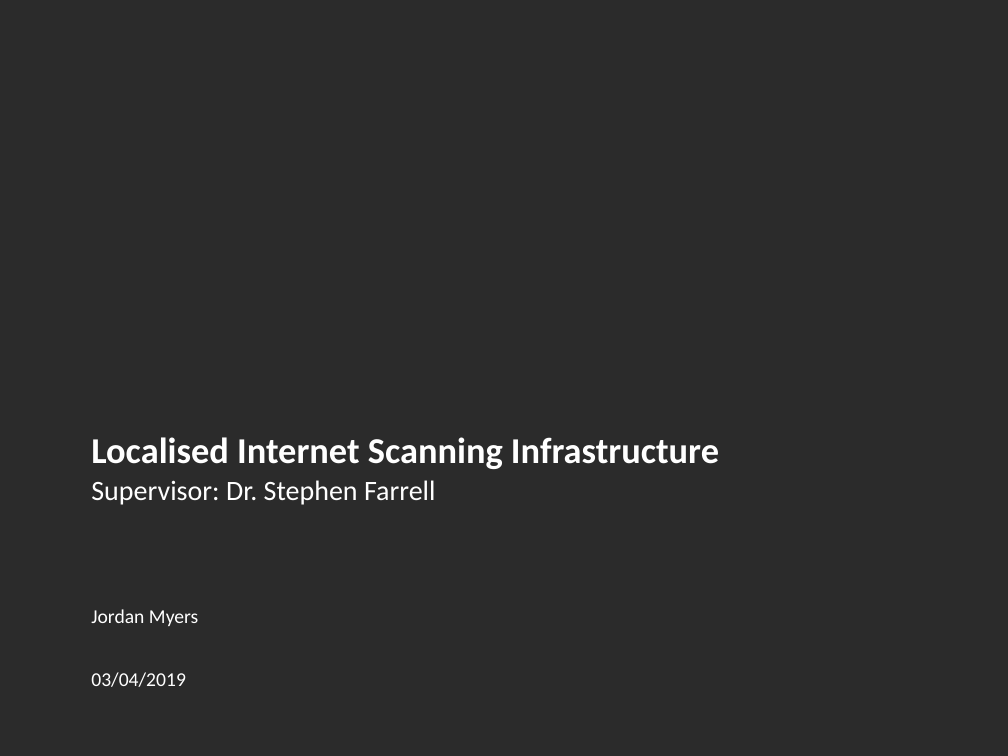
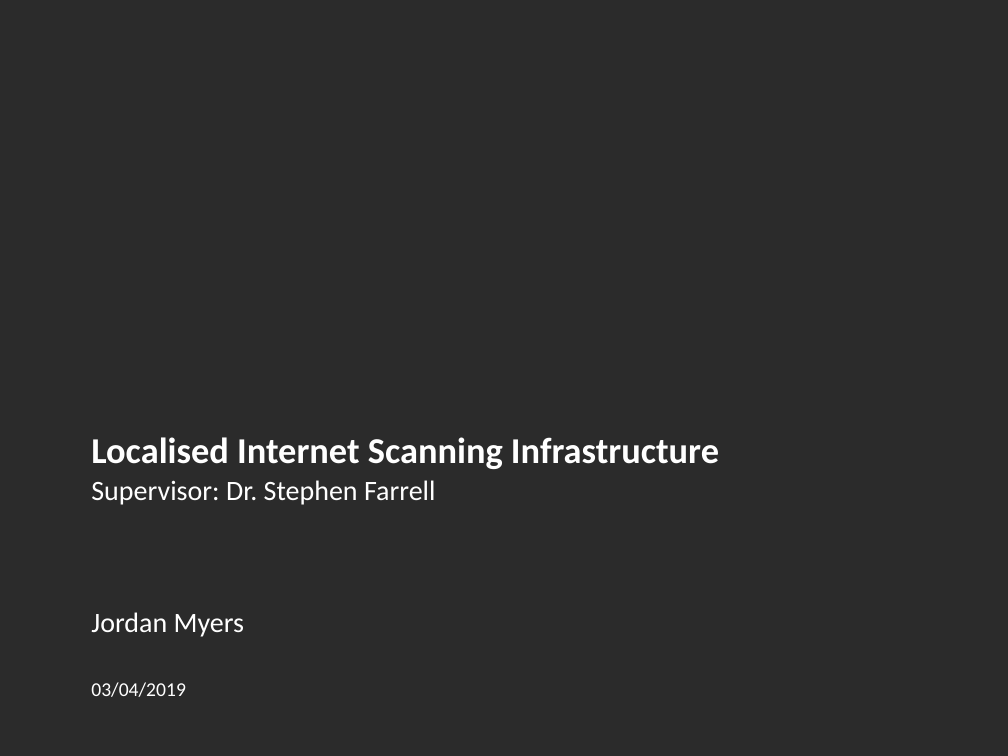
Before and after one commit to myersjo/Final-Year-Project, a slide deck: slide 1 of Demo/FYP_Presentation.pptx. Drawn at 1008x756 pixels with LibreOffice and Linux fonts; fonts in the diff are those of the drawing; background and template pictures are left out; a plain dark background stands for a picture behind light text. Boxes give left, top, right and bottom in pixels: in the first picture for what was removed or moved away, otherwise in the second. Text is boxed around its words. In the diff, an @@ line names an element or a change of style, - is before the commit and + after.

```diff
--- a/Demo/FYP_Presentation.pptx
+++ b/Demo/FYP_Presentation.pptx
@@ text at box(91, 612, 245, 637): size 14 to 20 pt in "Jordan Myers" @@
```
Also in this commit, not shown: 2 other files.
